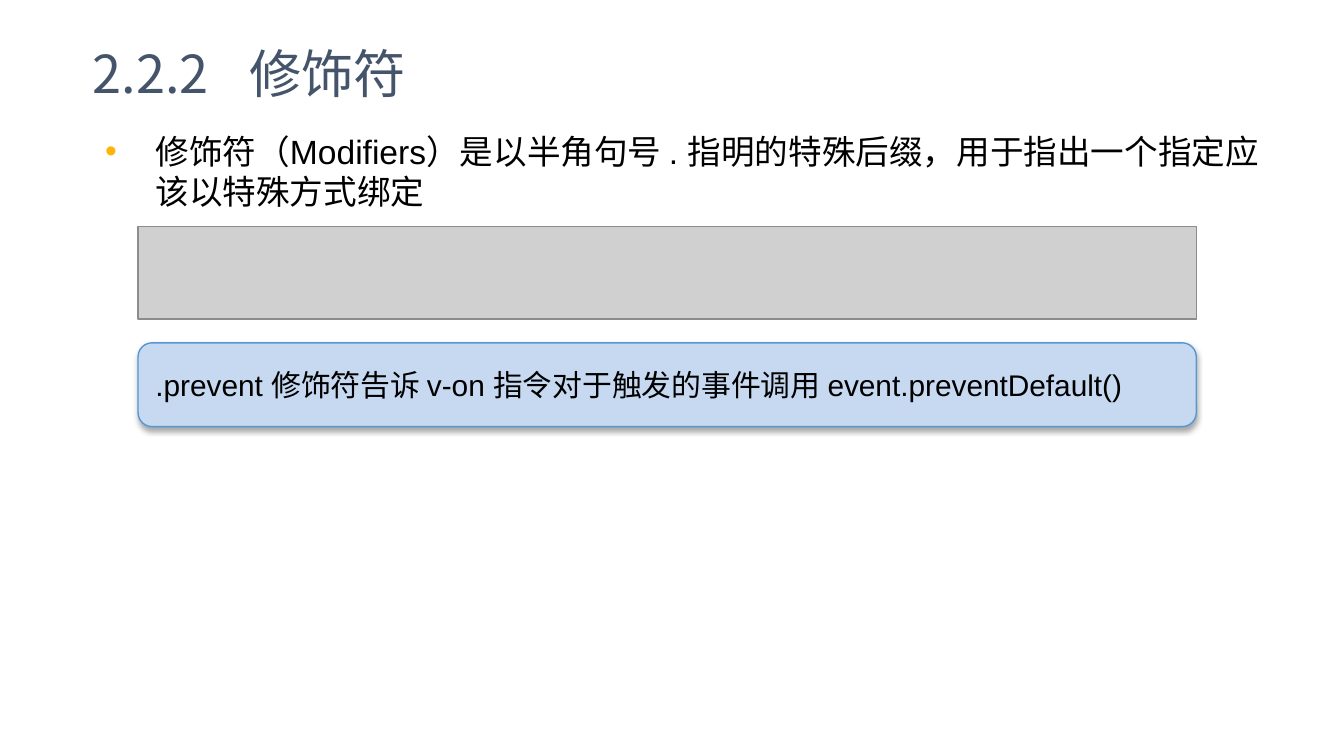
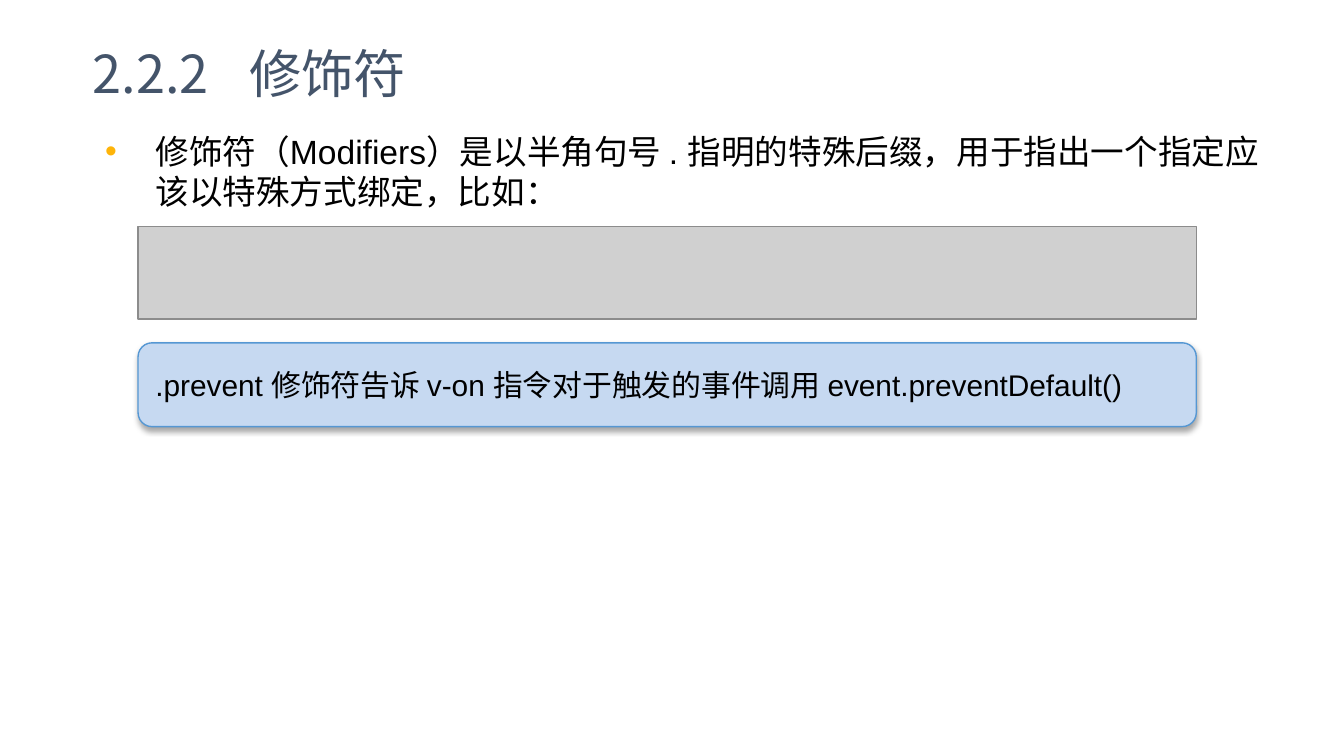
Before and after one commit to yxl2628/vuejs, a slide deck: slide 19 of 02 Vue基础.pptx. Drawn at 1344x756 pixels with LibreOffice and Linux fonts; fonts in the diff are those of the drawing; grey boxes stand for pictures. Boxes give left, top, right and bottom in pixels: in the first picture for what was removed or moved away, otherwise in the second. Text is boxed around its words. In the diff, an @@ line names an element or a change of style, - is before the commit and + after.

```diff
--- a/02 Vue基础.pptx
+++ b/02 Vue基础.pptx
@@ text at <box>156,135,1259,208</box>: text changed @@
-• 修饰符（Modifiers）是以半角句号 . 指明的特殊后缀，用于指出一个指定应该以特殊方式绑定
+• 修饰符（Modifiers）是以半角句号 . 指明的特殊后缀，用于指出一个指定应该以特殊方式绑定，比如：
```
Also in this commit, not shown: 40 other slides changed, 1 other file.
